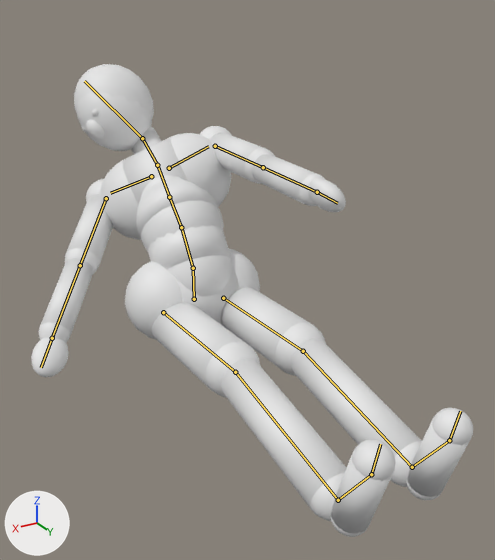
Two versions of the Blender file previs/rig/mannequin.blend, one commit apart.
Rendered twice from a camera (50 mm lens) standing at (0.821, 1.597, 1.19) and looking at (0.02, 0.262, 0.522). The axes (+X, +Y, +Z) are drawn at lower left. The lights are the same throughout. The picture after the commit comes second. Both versions are drawn at frame 1 of the action 'turnright'; the numbers are the values there. The bones that bend it are drawn over the model as lines.

In view in the first picture: 'MannequinMesh'.
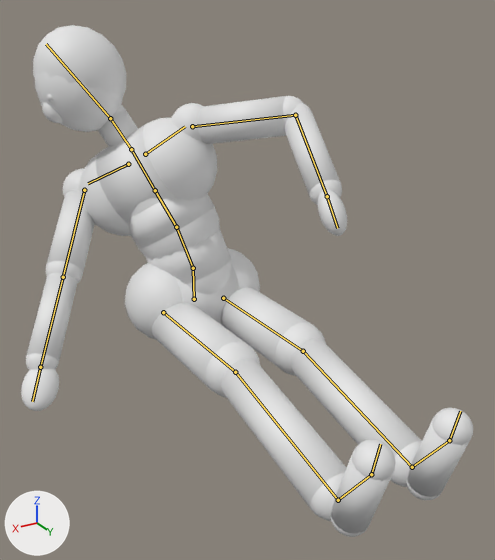
The edits, one by one:
Bone 'Spine' (bone_spine) turns from (42, -10, -4) to (16, -12, -18) degrees about its own x, y and z.
Bone 'Spine1' (bone_spine1) turns from (14, -12, -4) to (6, -14, -9) degrees about its own x, y and z.
Bone 'Neck' (bone_neck) turns from (-20, -15, 0) to (-6, -15, 0) degrees about its own x, y and z.
Bone 'Head' (bone_head) turns from (-22, -30, 0) to (-8, -32, 0) degrees about its own x, y and z.
Bone 'LeftArm' (bone_leftarm) turns from (27, 4, 19) to (14, -40, 55) degrees about its own x, y and z.
Bone 'LeftForeArm' (bone_leftforearm) turns from (0, 0, 2) to (-2, -1, -66) degrees about its own x, y and z.
Bone 'RightArm' (bone_rightarm) turns from (-32, -131, 7) to (-72, -143, 45) degrees about its own x, y and z.

What differs and where, as boxes [x1, y1, x2, y2] in the pictures (495 x 560 px):
'MannequinMesh', posed (8% taller)
    before: [31, 64, 473, 537]
    after: [21, 25, 473, 537]
bone 'Spine', root to tip
    before: (193, 268) to (181, 227)
    after: (193, 268) to (176, 227)
bone 'Spine1', root to tip
    before: (181, 227) to (169, 197)
    after: (176, 227) to (155, 190)
bone 'Neck', root to tip
    before: (157, 165) to (142, 138)
    after: (131, 149) to (110, 118)
bone 'Head', root to tip
    before: (142, 138) to (84, 81)
    after: (110, 118) to (46, 44)
bone 'LeftArm', root to tip
    before: (215, 146) to (263, 167)
    after: (192, 126) to (295, 115)
bone 'LeftForeArm', root to tip
    before: (263, 167) to (317, 192)
    after: (295, 115) to (327, 196)
bone 'RightArm', root to tip
    before: (106, 198) to (80, 265)
    after: (84, 190) to (63, 277)
